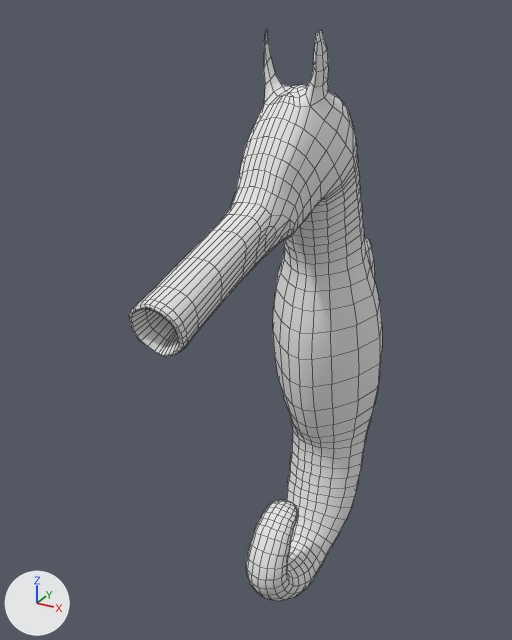
One commit to the OBJ model Assets/Models/Horses/fish horse 2 lmao ayyy.obj: the scene before it, then after it.
Rendered twice from a camera (50 mm lens) standing at (8.72, -21.26, 15.47) and looking at (-1.32, -3.0, 6.34). The axes (+X, +Y, +Z) are drawn at lower left. The lights are the same throughout. Mesh edges are drawn as thin lines. Where no turn or scale is listed for an object, it has been applied to the vertices.

Objects in the first picture: 'fish horse 2 lmao ayyy'.
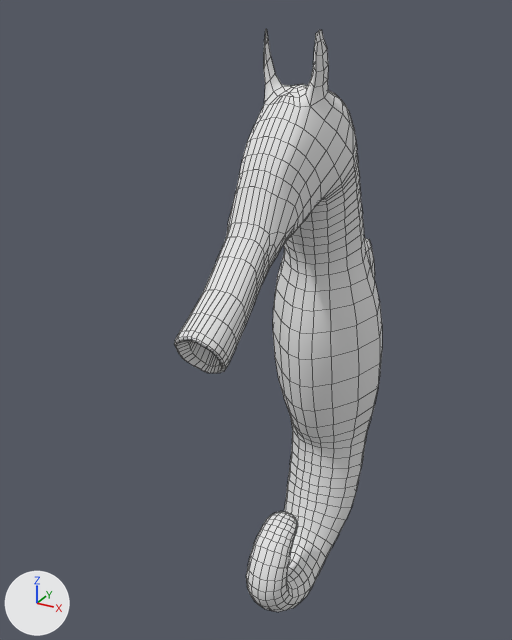
Pixel boxes [x1, y1, x2, y2] of what changed, in the pictures (512 x 640 px; the box of a moved part takes in the faces that stretch with it):
```json
{"object": "fish horse 2 lmao ayyy", "change": "reshaped", "before": [130, 29, 382, 601], "after": [174, 29, 382, 612], "on screen": "17% narrower"}
{"part": 1, "of": "me_fish_horse_2_lmao_ayyy", "change": "moved or reshaped", "before": [130, 187, 298, 356], "after": [174, 187, 298, 373]}
{"part": 2, "of": "me_fish_horse_2_lmao_ayyy", "change": "moved or reshaped", "before": [246, 499, 306, 601], "after": [246, 511, 305, 612]}
{"part": 3, "of": "me_fish_horse_2_lmao_ayyy", "change": "moved or reshaped", "before": [287, 557, 311, 595], "after": [287, 564, 311, 600]}
{"part": 4, "of": "me_fish_horse_2_lmao_ayyy", "change": "moved or reshaped", "before": [288, 541, 320, 586], "after": [288, 545, 320, 593]}
{"part": 5, "of": "me_fish_horse_2_lmao_ayyy", "change": "moved or reshaped", "before": [291, 534, 326, 569], "after": [292, 536, 326, 575]}
{"part": 6, "of": "me_fish_horse_2_lmao_ayyy", "change": "moved or reshaped", "before": [292, 525, 332, 558], "after": [295, 526, 332, 560]}
```

The change, as JSON lines over the scene's bpy script:
```json
{"block": "me_fish_horse_2_lmao_ayyy", "where": "# used by ob_fish_horse_2_lmao_ayyy; location = (0.0, 0.0, 0.0)"}
{"op": "remove", "block": "me_fish_horse_2_lmao_ayyy", "code": "me_fish_horse_2_lmao_ayyy.from_pydata(...)  # 1572 vertices, 1570 faces; spans x -2.0..2.0, y -10.1..4.3, z -4.4..15.0"}
{"op": "add", "block": "me_fish_horse_2_lmao_ayyy", "code": "me_fish_horse_2_lmao_ayyy.from_pydata(...)  # 1572 vertices, 1570 faces; spans x -2.0..2.0, y -8.6..4.3, z -4.8..15.0"}
{"block": "me_fish_horse_2_lmao_ayyy", "change": "me_fish_horse_2_lmao_ayyy part 1: 343 of 1572 vertices moved; they spanned x -0.9..0.9, y -10.1..-4.8, z 8.3..11.0 and now span x -0.9..0.9, y -8.6..-5.0, z 7.0..10.4; mean shift (0.0, 1.0, -1.0); largest move (0.0, -9.8, 8.4) -> (0.0, -8.0, 7.1)"}
{"block": "me_fish_horse_2_lmao_ayyy", "change": "me_fish_horse_2_lmao_ayyy part 2: 273 of the vertices in x -0.9..0.9, y -5.3..-3.0, z -4.3..-0.1 are moved by (0.0, 0.0, -0.5)"}
{"block": "me_fish_horse_2_lmao_ayyy", "change": "me_fish_horse_2_lmao_ayyy part 3: 16 of the vertices in x -0.9..0.9, y -3.2..-2.6, z -4.4..-2.8 are moved by (0.0, 0.0, -0.4)"}
{"block": "me_fish_horse_2_lmao_ayyy", "change": "me_fish_horse_2_lmao_ayyy part 4: 15 of the vertices in x -0.9..0.9, y -2.7..-2.4, z -4.4..-2.8 are moved by (0.0, 0.0, -0.3)"}
{"block": "me_fish_horse_2_lmao_ayyy", "change": "me_fish_horse_2_lmao_ayyy part 5: 16 of the vertices in x -0.9..0.9, y -2.4..-2.0, z -4.4..-2.8 are moved by (0.0, 0.0, -0.2)"}
{"block": "me_fish_horse_2_lmao_ayyy", "change": "me_fish_horse_2_lmao_ayyy part 6: 17 of the vertices in x -1.0..1.0, y -2.2..-1.4, z -4.2..-2.6 are moved by (0.0, 0.0, -0.1)"}
```
